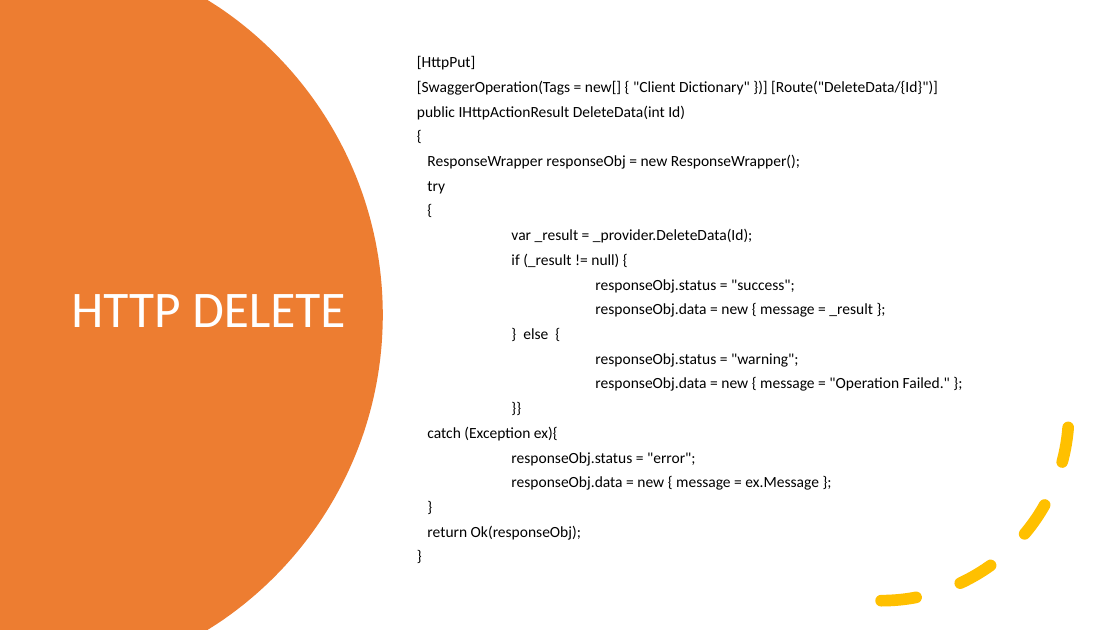
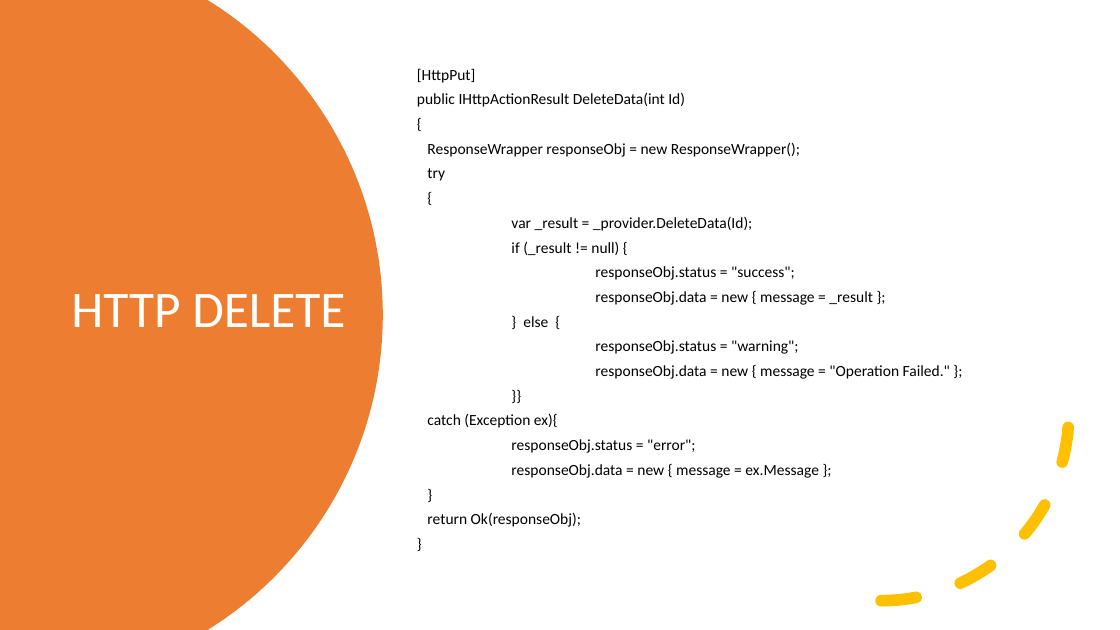
Before and after one commit to byteridge/GarageInternship2020, a slide deck: slide 13 of WebApi/WEB API 2.0 (1).pptx (slide 16 before the commit). Drawn at 1120x630 pixels with LibreOffice and Linux fonts; fonts in the diff are those of the drawing. Boxes give left, top, right and bottom in pixels: in the first picture for what was removed or moved away, otherwise in the second. Text is boxed around its words. In the diff, an @@ line names an element or a change of style, - is before the commit and + after.

```diff
--- a/WebApi/WEB API 2.0 (1).pptx
+++ b/WebApi/WEB API 2.0 (1).pptx
@@ text at box(417, 80, 938, 95): paragraph removed @@
-[SwaggerOperation(Tags = new[] { "Client Dictionary" })] [Route("DeleteData/{Id}")]
```
Also in this commit, not shown: 7 other slides changed, 2 slides added, 4 slides removed.
